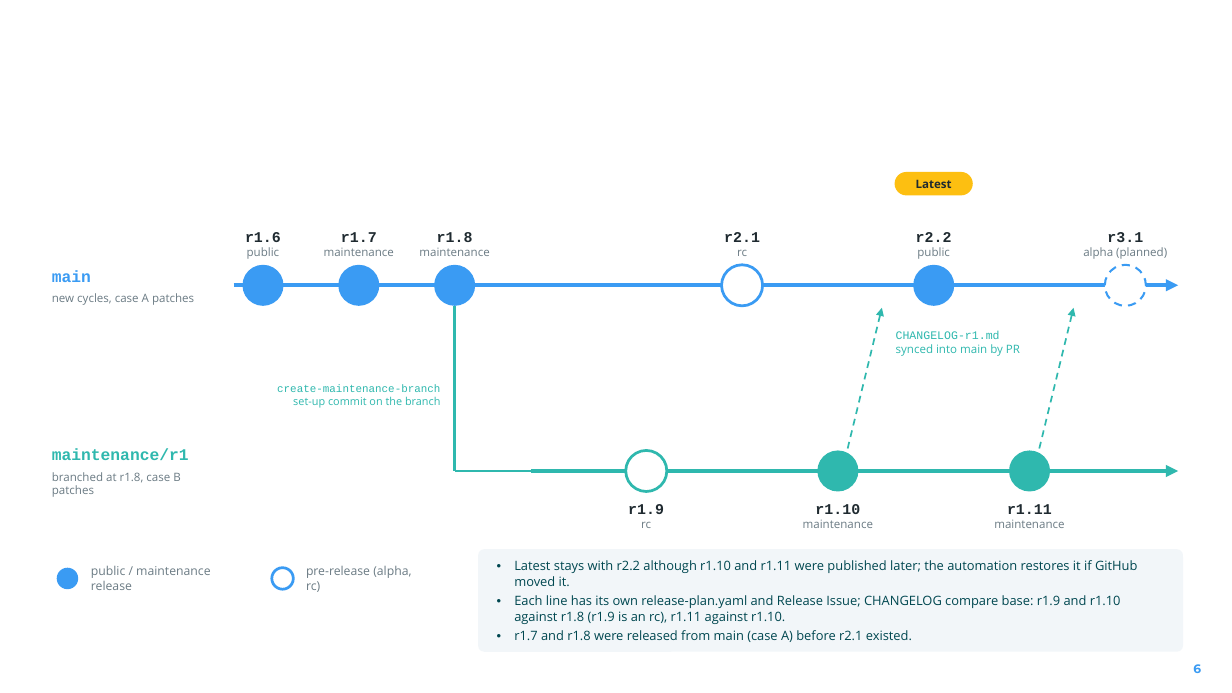
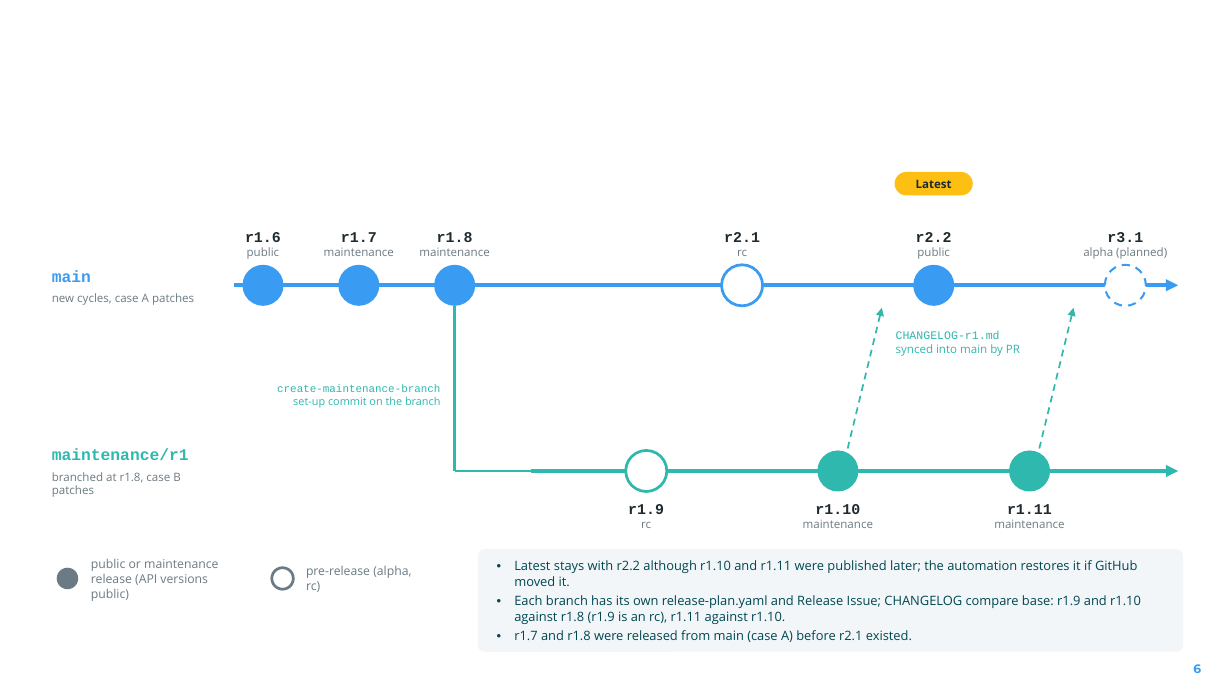
Before and after one commit to camaraproject/ReleaseManagement, a slide deck: slide 6 of documentation/SupportingDocuments/2026-10-27_CAMARA_Release_Process_Refactor_Update.pptx. Drawn at 1232x693 pixels with LibreOffice and Linux fonts; fonts in the diff are those of the drawing; background and template pictures are left out. Boxes give left, top, right and bottom in pixels: in the first picture for what was removed or moved away, otherwise in the second. Text is boxed around its words. In the diff, an @@ line names an element or a change of style, - is before the commit and + after.

```diff
--- a/documentation/SupportingDocuments/2026-10-27_CAMARA_Release_Process_Refactor_Update.pptx
+++ b/documentation/SupportingDocuments/2026-10-27_CAMARA_Release_Process_Refactor_Update.pptx
@@ ellipse at (x1=57, y1=568, x2=78, y2=590): fill #3A9BF3 to #6B7B84 @@
@@ text at (x1=91, y1=559, x2=218, y2=601): text changed @@
-public / maintenance release
+public or maintenance release (API versions public)
@@ ellipse at (x1=272, y1=568, x2=293, y2=590): outline #3A9BF3 2 pt to #6B7B84 2 pt @@
@@ text at (x1=514, y1=595, x2=1141, y2=624): text changed @@
-• Each line has its own release-plan.yaml and Release Issue; CHANGELOG compare base: r1.9 and r1.10 against r1.8 (r1.9 is an rc), r1.11 against r1.10.
+• Each branch has its own release-plan.yaml and Release Issue; CHANGELOG compare base: r1.9 and r1.10 against r1.8 (r1.9 is an rc), r1.11 against r1.10.
```
Also in this commit, not shown: 12 other slides changed, 1 other file.
